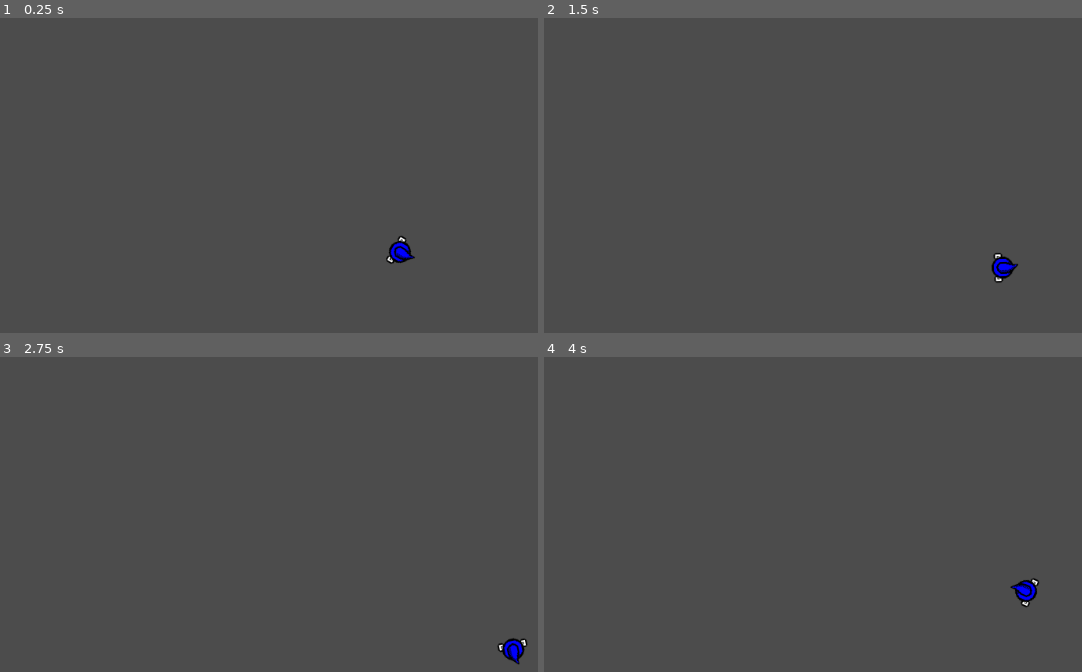
Above: before the commit, frames 1-4 (two rows, left to right).
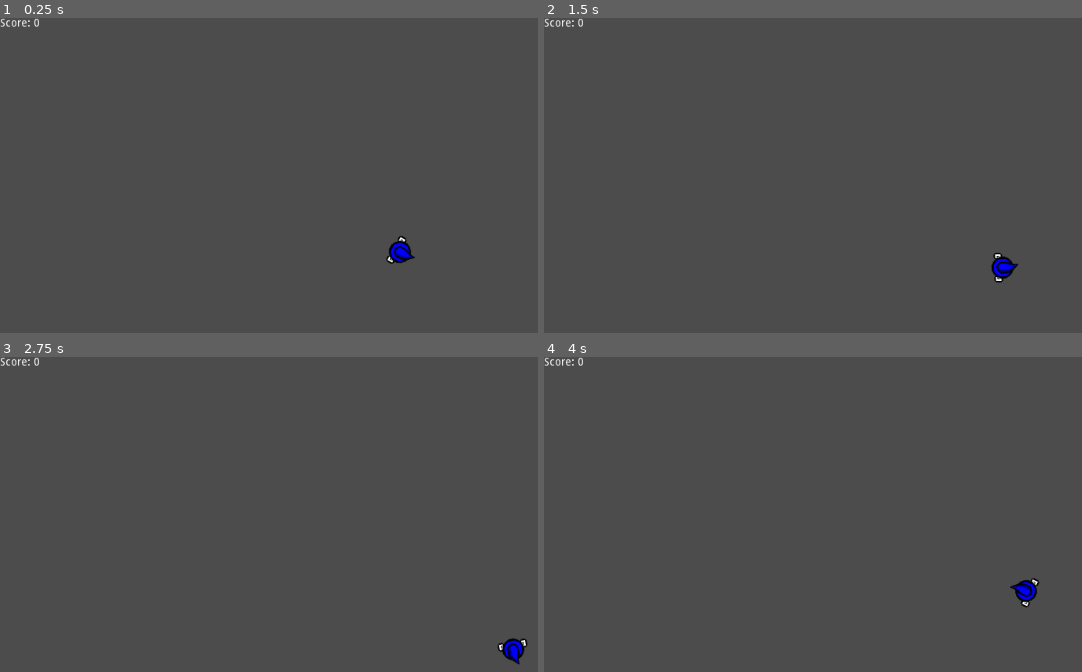
Above: after the commit, the same moments.

Repository: taylorhansen/Blue-vs-The-Sandwich-Invasion
Game: Godot game, scene res://world/World.tscn
The game is run twice, just before and just after one commit, with the same random seed, the same clock (stepped at 60 frames per second) and the same inputs.
Inputs (mouse positions are in pixels of both pictures, inside the frame that each line leads up to):
- Up to frame 1 (0.25 s): no input
- Up to frame 2 (1.5 s): tap Enter at 0.5 s; move the mouse to (outside the picture) at 0.52 s; press the mouse at (outside the picture) at 0.53 s; hold D (move_right) 0.53-1.28 s; move the mouse to (786, 276) at 1.27 s; release the mouse at (786, 276) at 1.28 s; hold S (move_down) from 1.28 s (still down); click (786, 276) at 1.35 s
- Up to frame 3 (2.75 s): move the mouse to (478, 489) at 2.02 s; release S (move_down) at 2.03 s; press the mouse at (478, 489) at 2.03 s; hold D (move_right) from 2.03 s (still down)
- Up to frame 4 (4 s): move the mouse to (outside the picture) at 2.77 s; release D (move_right) at 2.78 s; release the mouse at (outside the picture) at 2.78 s; hold W (move_up) 2.78-3.53 s; click (outside the picture) at 2.85 s; move the mouse to (outside the picture) at 3.52 s; press the mouse at (outside the picture) at 3.53 s; hold A (move_left) from 3.53 s (still down)

The runs differ from the first frame. In frame 1, 0.1% of the frame differs, in the area x 0-75%, y 0-78%; in frame 2, 0.1%, in the area x 0-88%, y 0-84%; in frame 3, 0.1%; in frame 4, 0.1%.

Commit message:
Update score when an enemy dies

Diff:
--- a/enemies/enemy/Enemy.tscn
+++ b/enemies/enemy/Enemy.tscn
@@ -7,7 +7,7 @@
 custom_solver_bias = 0.0
 radius = 10.0
 
-[node name="Enemy" type="Area2D" index="0" groups=[
+[node name="Enemy" type="Area2D" groups=[
 "enemies",
 ]]
 
--- a/project.godot
+++ b/project.godot
@@ -43,4 +43,5 @@
 
 [rendering]
 
+quality/2d/use_pixel_snap=true
 environment/default_environment="res://default_env.tres"
--- a/world/World.tscn
+++ b/world/World.tscn
@@ -70,4 +70,22 @@
 one_shot = false
 autostart = true
 
+[node name="Score" type="Label" parent="." index="3"]
+
+anchor_left = 0.0
+anchor_top = 0.0
+anchor_right = 0.0
+anchor_bottom = 0.0
+margin_right = 40.0
+margin_bottom = 14.0
+rect_pivot_offset = Vector2( 0, 0 )
+rect_clip_content = false
+mouse_filter = 2
+mouse_default_cursor_shape = 0
+size_flags_horizontal = 1
+size_flags_vertical = 4
+percent_visible = 1.0
+lines_skipped = 0
+max_lines_visible = -1
+
 [connection signal="timeout" from="Enemies/SpawnTimer" to="." method="_on_SpawnTimer_timeout"]
--- a/world/world.gd
+++ b/world/world.gd
@@ -5,7 +5,12 @@
 
 onready var player = $Player
 
-func _process(delta):
+var score = 0
+
+func _ready():
+    # initialize score label
+    _update_score()
+
     # seed the random number generator
     randomize()
 
@@ -25,4 +30,12 @@
     var enemy = ENEMY.instance()
     enemy.global_position = pos
     enemy.player = player
+    enemy.connect("fired", self, "_on_Enemy_fired")
     $Enemies.add_child(enemy)
+
+func _on_Enemy_fired():
+    score += 1
+    _update_score()
+
+func _update_score():
+    $Score.text = "Score: " + str(score)
